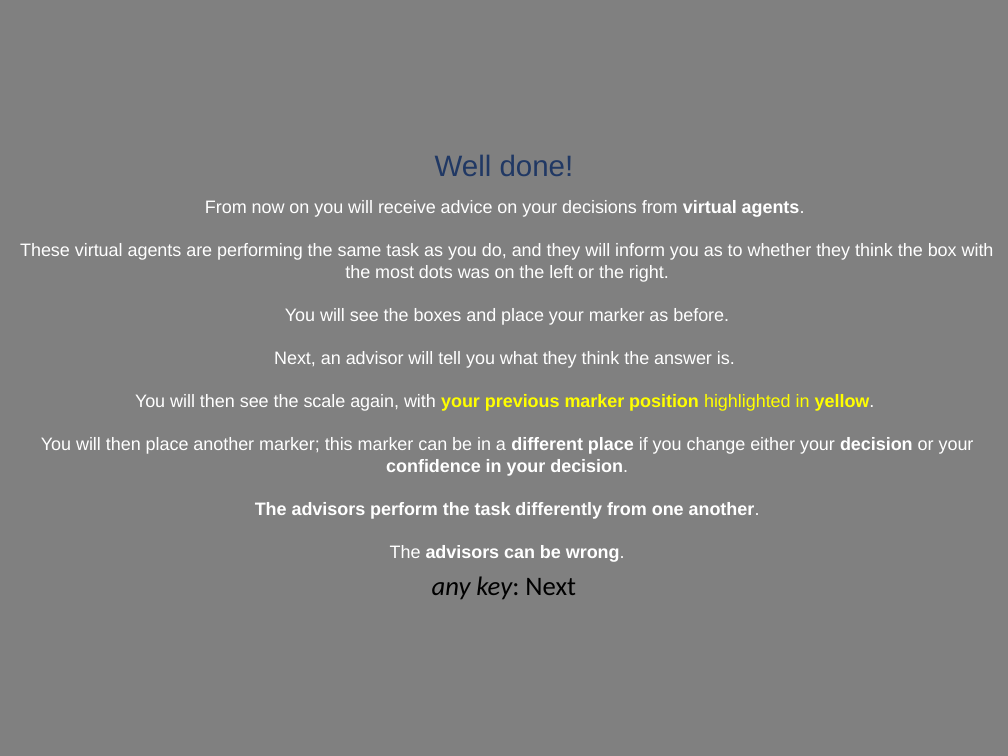
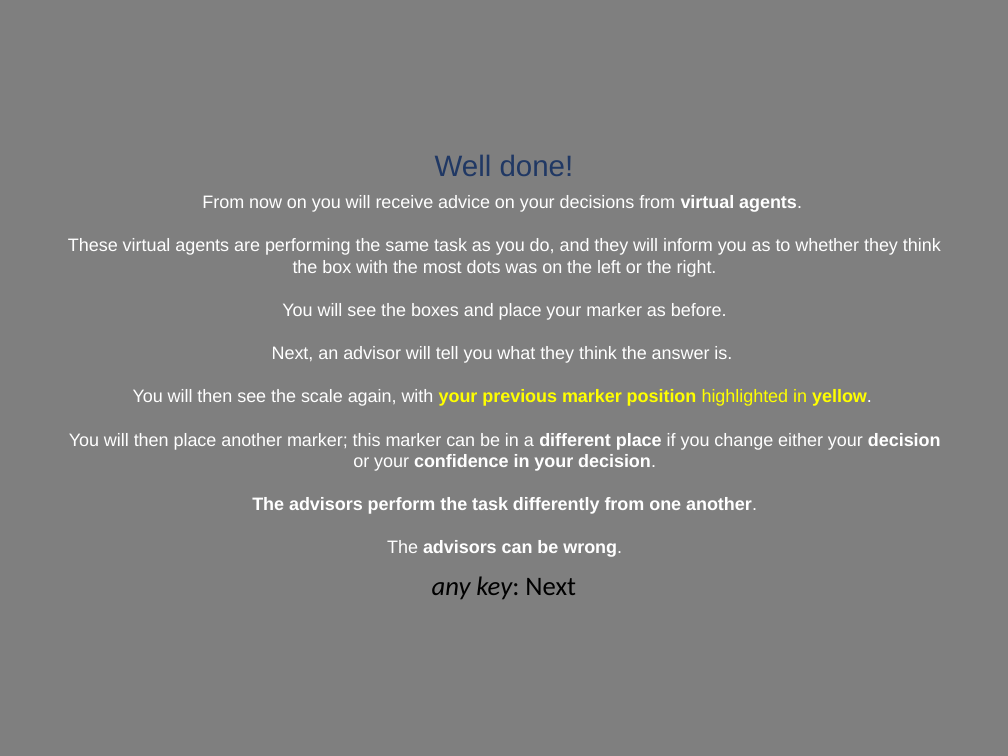
Before and after one commit to mjaquiery/nofeedback_trust, a slide deck: slide 17 of instructions/Instructions_HaloEffect_4x3.pptx. Drawn at 1008x756 pixels with LibreOffice and Linux fonts; fonts in the diff are those of the drawing. Boxes give left, top, right and bottom in pixels: in the first picture for what was removed or moved away, otherwise in the second. Text is boxed around its words. In the diff, an @@ line names an element or a change of style, - is before the commit and + after.

```diff
--- a/instructions/Instructions_HaloEffect_4x3.pptx
+++ b/instructions/Instructions_HaloEffect_4x3.pptx
@@ rectangle added at (0, 0, 1008, 756), fill #7F7F7F @@
@@ text "From now on you will ..." rewrapped from (20, 200, 994, 562) to (68, 195, 941, 557) @@
```
Also in this commit, not shown: 21 other slides changed, 47 other files.
